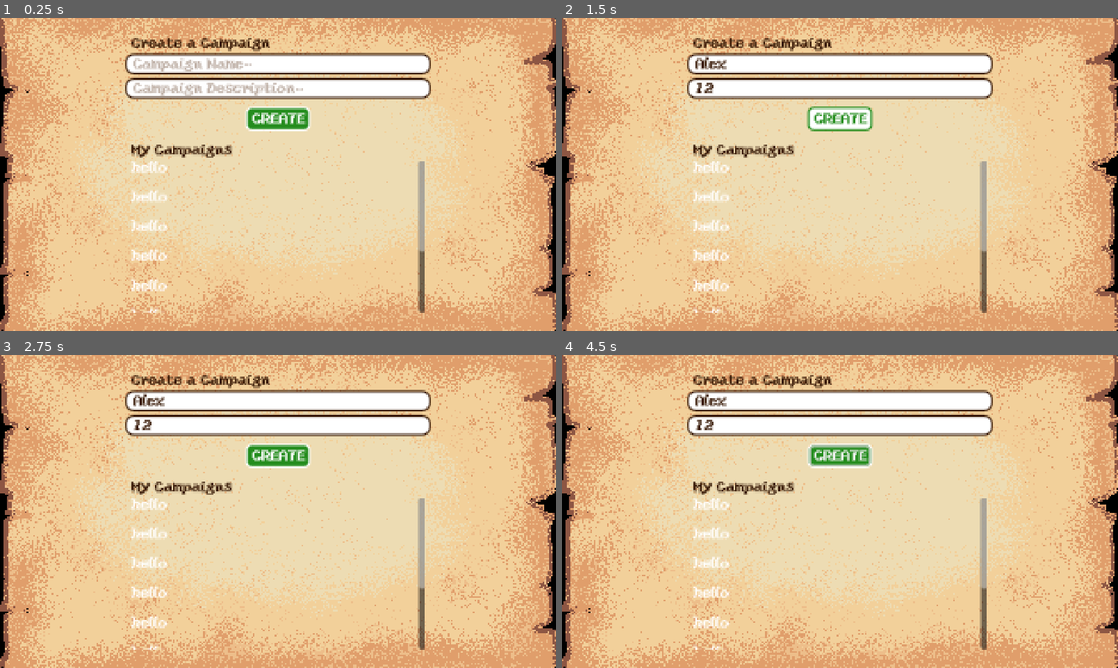
Above: before the commit, frames 1-4 (two rows, left to right).
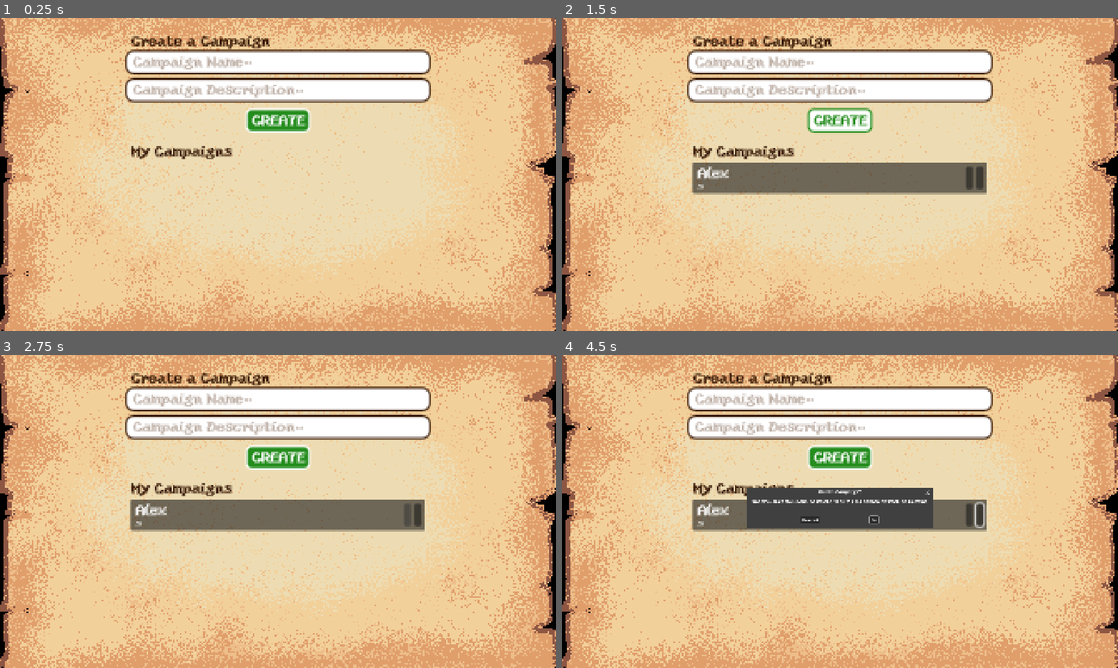
Above: after the commit, the same moments.

Repository: DarylGit-1101/diceu-vtt
Game: Godot game, scene res://scenes/UI/host_page.tscn
The game is run twice, just before and just after one commit, with the same random seed, the same clock (stepped at 60 frames per second) and the same inputs. The project has no main scene, so this scene is started directly.
Inputs (mouse positions are in pixels of both pictures, inside the frame that each line leads up to):
- Up to frame 1 (0.25 s): no input
- Up to frame 2 (1.5 s): click (840, 64) at 0.52 s; type "Alex" at 0.6 s; click (840, 86) at 0.75 s; type "12" at 0.83 s; click "CREATE" at 1.25 s
- Up to frame 3 (2.75 s): click (405, 514) at 2.02 s
- Up to frame 4 (4.5 s): click (967, 514) at 2.77 s; tap Enter at 3.5 s; move the mouse to (962, 495) at 3.52 s; hold Right (ui_right) 3.53-4.28 s; click (962, 495) at 3.67 s; tap Space at 4.25 s; move the mouse to (728, 527) at 4.27 s; hold Down (ui_down) from 4.28 s (still down)

The runs differ from the first frame. In frame 1, 6.3% of the frame differs, in the area x 22-78%, y 5-95%; in frame 2, 12%; in frame 3, 12%; in frame 4, 13%.

Commit message:
dialog host page

Diff:
--- a/scenes/UI/host_page.tscn
+++ b/scenes/UI/host_page.tscn
@@ -1,6 +1,7 @@
 [gd_scene format=3 uid="uid://cwrrfffwb8ylr"]
 
 [ext_resource type="Texture2D" uid="uid://d14srh0rq387c" path="res://assets/DiceuVTT1.png" id="1_40d5v"]
+[ext_resource type="Script" uid="uid://6hk2roepdvp3" path="res://scripts/host_page.gd" id="1_asrxx"]
 
 [sub_resource type="StyleBoxFlat" id="StyleBoxFlat_ihnxg"]
 content_margin_top = 4.0
@@ -16,7 +17,9 @@
 corner_radius_bottom_right = 8
 corner_radius_bottom_left = 8
 expand_margin_left = 6.0
+expand_margin_top = 2.0
 expand_margin_right = 6.0
+expand_margin_bottom = 2.0
 
 [sub_resource type="StyleBoxTexture" id="StyleBoxTexture_asrxx"]
 
@@ -36,7 +39,9 @@
 corner_radius_bottom_right = 8
 corner_radius_bottom_left = 8
 expand_margin_left = 6.0
+expand_margin_top = 2.0
 expand_margin_right = 6.0
+expand_margin_bottom = 2.0
 
 [sub_resource type="StyleBoxTexture" id="StyleBoxTexture_7s603"]
 
@@ -97,6 +102,7 @@
 anchor_bottom = 1.0
 grow_horizontal = 2
 grow_vertical = 2
+script = ExtResource("1_asrxx")
 
 [node name="TextureRect" type="TextureRect" parent="." unique_id=179474251]
 layout_mode = 0
@@ -135,7 +141,11 @@
 theme_override_styles/normal = SubResource("StyleBoxFlat_ihnxg")
 theme_override_styles/read_only = SubResource("StyleBoxTexture_asrxx")
 theme_override_styles/focus = SubResource("StyleBoxTexture_40d5v")
-placeholder_text = "Campaign Name..."
+placeholder_text = "Campaign Name... "
+max_length = 16
+
+[node name="Control3" type="Control" parent="TextureRect/MarginContainer/VBoxContainer" unique_id=1381423337]
+layout_mode = 2
 
 [node name="NewCampaignDescription" type="LineEdit" parent="TextureRect/MarginContainer/VBoxContainer" unique_id=1585618607]
 layout_mode = 2
@@ -147,6 +157,7 @@
 theme_override_styles/read_only = SubResource("StyleBoxTexture_7s603")
 theme_override_styles/focus = SubResource("StyleBoxTexture_nkiok")
 placeholder_text = "Campaign Description..."
+max_length = 40
 
 [node name="Control2" type="Control" parent="TextureRect/MarginContainer/VBoxContainer" unique_id=1509990148]
 custom_minimum_size = Vector2(0, 5)
@@ -178,93 +189,16 @@
 
 [node name="VBoxContainer" type="VBoxContainer" parent="TextureRect/MarginContainer/VBoxContainer/ScrollContainer" unique_id=87516543]
 layout_mode = 2
-
-[node name="Control" type="Control" parent="TextureRect/MarginContainer/VBoxContainer/ScrollContainer/VBoxContainer" unique_id=839352378]
-custom_minimum_size = Vector2(0, 30)
-layout_mode = 2
-
-[node name="Label" type="Label" parent="TextureRect/MarginContainer/VBoxContainer/ScrollContainer/VBoxContainer/Control" unique_id=1260691560]
-layout_mode = 0
-offset_right = 40.0
-offset_bottom = 16.0
-text = "hello"
-
-[node name="Control2" type="Control" parent="TextureRect/MarginContainer/VBoxContainer/ScrollContainer/VBoxContainer" unique_id=1080401717]
-custom_minimum_size = Vector2(0, 30)
-layout_mode = 2
-
-[node name="Label" type="Label" parent="TextureRect/MarginContainer/VBoxContainer/ScrollContainer/VBoxContainer/Control2" unique_id=1924169773]
-layout_mode = 0
-offset_right = 40.0
-offset_bottom = 16.0
-text = "hello"
-
-[node name="Control3" type="Control" parent="TextureRect/MarginContainer/VBoxContainer/ScrollContainer/VBoxContainer" unique_id=2012751927]
-custom_minimum_size = Vector2(0, 30)
-layout_mode = 2
-
-[node name="Label" type="Label" parent="TextureRect/MarginContainer/VBoxContainer/ScrollContainer/VBoxContainer/Control3" unique_id=803257602]
-layout_mode = 0
-offset_right = 40.0
-offset_bottom = 16.0
-text = "hello"
-
-[node name="Control4" type="Control" parent="TextureRect/MarginContainer/VBoxContainer/ScrollContainer/VBoxContainer" unique_id=265596655]
-custom_minimum_size = Vector2(0, 30)
-layout_mode = 2
-
-[node name="Label" type="Label" parent="TextureRect/MarginContainer/VBoxContainer/ScrollContainer/VBoxContainer/Control4" unique_id=2042374006]
-layout_mode = 0
-offset_right = 40.0
-offset_bottom = 16.0
-text = "hello"
-
-[node name="Control5" type="Control" parent="TextureRect/MarginContainer/VBoxContainer/ScrollContainer/VBoxContainer" unique_id=1496022559]
-custom_minimum_size = Vector2(0, 30)
-layout_mode = 2
-
-[node name="Label" type="Label" parent="TextureRect/MarginContainer/VBoxContainer/ScrollContainer/VBoxContainer/Control5" unique_id=1406818149]
-layout_mode = 0
-offset_right = 40.0
-offset_bottom = 16.0
-text = "hello"
-
-[node name="Control6" type="Control" parent="TextureRect/MarginContainer/VBoxContainer/ScrollContainer/VBoxContainer" unique_id=539538732]
-custom_minimum_size = Vector2(0, 30)
-layout_mode = 2
-
-[node name="Label" type="Label" parent="TextureRect/MarginContainer/VBoxContainer/ScrollContainer/VBoxContainer/Control6" unique_id=1977477220]
-layout_mode = 0
-offset_right = 40.0
-offset_bottom = 16.0
-text = "hello"
-
-[node name="Control7" type="Control" parent="TextureRect/MarginContainer/VBoxContainer/ScrollContainer/VBoxContainer" unique_id=424735246]
-custom_minimum_size = Vector2(0, 30)
-layout_mode = 2
-
-[node name="Label" type="Label" parent="TextureRect/MarginContainer/VBoxContainer/ScrollContainer/VBoxContainer/Control7" unique_id=1312790802]
-layout_mode = 0
-offset_right = 40.0
-offset_bottom = 16.0
-text = "hello"
-
-[node name="Control8" type="Control" parent="TextureRect/MarginContainer/VBoxContainer/ScrollContainer/VBoxContainer" unique_id=1107949892]
-custom_minimum_size = Vector2(0, 30)
-layout_mode = 2
-
-[node name="Label" type="Label" parent="TextureRect/MarginContainer/VBoxContainer/ScrollContainer/VBoxContainer/Control8" unique_id=1910554697]
-layout_mode = 0
-offset_right = 40.0
-offset_bottom = 16.0
-text = "hello"
-
-[node name="Control9" type="Control" parent="TextureRect/MarginContainer/VBoxContainer/ScrollContainer/VBoxContainer" unique_id=1047184532]
-custom_minimum_size = Vector2(0, 30)
-layout_mode = 2
-
-[node name="Label" type="Label" parent="TextureRect/MarginContainer/VBoxContainer/ScrollContainer/VBoxContainer/Control9" unique_id=1396737053]
-layout_mode = 0
-offset_right = 40.0
-offset_bottom = 16.0
-text = "hello"
+size_flags_horizontal = 3
+
+[node name="WarningDialog" type="AcceptDialog" parent="." unique_id=2057304306]
+title = "Missing Title"
+size = Vector2i(600, 200)
+dialog_text = "Please enter a campaign title before creating!"
+
+[node name="DeleteConfirmationDialog" type="ConfirmationDialog" parent="." unique_id=890924920]
+title = "Delete Campaign?"
+dialog_text = "Are you sure you want to delete this campaign?
+This action cannot be undone."
+
+[connection signal="pressed" from="TextureRect/MarginContainer/VBoxContainer/NewCampaignButton" to="." method="_on_new_campaign_button_pressed"]
--- a/scenes/campaign_card.tscn
+++ b/scenes/campaign_card.tscn
@@ -1,8 +1,12 @@
 [gd_scene format=3 uid="uid://n3dagn5l5vf5"]
+
+[ext_resource type="Script" uid="uid://vq7lhi7r6hmo" path="res://scripts/campaign_card.gd" id="1_1tfr1"]
 
 [node name="CampaignCard" type="PanelContainer" unique_id=603268994]
 offset_right = 300.0
 offset_bottom = 50.0
+size_flags_horizontal = 3
+script = ExtResource("1_1tfr1")
 
 [node name="MarginContainer" type="MarginContainer" parent="." unique_id=212305882]
 layout_mode = 2
@@ -23,7 +27,7 @@
 text = "CAMPAIGN TITLE"
 autowrap_mode = 2
 
-[node name="Label" type="Label" parent="MarginContainer/HBoxContainer/VBoxContainer" unique_id=1589532609]
+[node name="CampaignDesc" type="Label" parent="MarginContainer/HBoxContainer/VBoxContainer" unique_id=1589532609]
 custom_maximum_size = Vector2(200, 6)
 layout_mode = 2
 theme_override_font_sizes/font_size = 6
@@ -36,3 +40,6 @@
 [node name="DeleteButton" type="Button" parent="MarginContainer/HBoxContainer" unique_id=1076379279]
 layout_mode = 2
 size_flags_horizontal = 8
+
+[connection signal="pressed" from="MarginContainer/HBoxContainer/LaunchButton" to="." method="_on_launch_button_pressed"]
+[connection signal="pressed" from="MarginContainer/HBoxContainer/DeleteButton" to="." method="_on_delete_button_pressed"]
--- a/scripts/auto_loaders/game_state.gd
+++ b/scripts/auto_loaders/game_state.gd
@@ -84,17 +84,17 @@
 						var json = JSON.new()
 						if json.parse(file.get_as_text()) == OK:
 							var data = json.data
-							details["titles"] = data.get("title", folder_name)
+							details["title"] = data.get("title", folder_name)
 							details["description"] = data.get("description", "No description provided.")
 						file.close()
-					campaign_list.append(details)
-				folder_name = dir.get_next()
+				campaign_list.append(details)
+			folder_name = dir.get_next()
 	return campaign_list
 
 # Helper function to create a new campaign with all subfolders and info file
 func create_new_campaign(campaign_title: String, description: String) -> void:
 	var safe_folder_name = campaign_title.validate_node_name()
-	var new_campaign_path = MY_CAMPAIGNS_PATH.path_join("safe_folder_name")
+	var new_campaign_path = MY_CAMPAIGNS_PATH.path_join(safe_folder_name)
 
 	# Build sub-directories
 	DirAccess.make_dir_recursive_absolute(new_campaign_path.path_join("maps"))
@@ -124,3 +124,20 @@
 		world_file.close()
 
 	print("New Campaign Created Successfully at: ", new_campaign_path)
+
+# Sets the active campaign globally so the main VTT screen knows what to load
+func set_active_campaign(folder_name: String) -> void:
+	current_campaign_name = folder_name
+	campaign_path = MY_CAMPAIGNS_PATH.path_join(folder_name)
+	print("Active campaign set to: ", current_campaign_name)
+
+# Safely moves a campaign folder to the operating system's trash bin
+func delete_campaign(folder_name: String) -> void:
+	var target_path: String = MY_CAMPAIGNS_PATH.path_join(folder_name)
+	var global_target: String = ProjectSettings.globalize_path(target_path)
+
+	var err: Error = OS.move_to_trash(global_target)
+	if err == OK:
+		print("Successfully moved campaign to trash: ", folder_name)
+	else:
+		printerr("Failed to trash campaign folder. Error code: ", err)
--- /dev/null
+++ b/scripts/campaign_card.gd
@@ -0,0 +1,24 @@
+extends PanelContainer
+
+signal launch_requested(campaign_data: Dictionary)
+signal delete_requested(campaign_data: Dictionary)
+
+@onready var title_label: Label = $MarginContainer/HBoxContainer/VBoxContainer/CampaignTitle
+@onready var desc_label: Label = $MarginContainer/HBoxContainer/VBoxContainer/CampaignDesc
+
+var campaign_data: Dictionary = {}
+
+func setup(data: Dictionary) -> void:
+	campaign_data = data
+	if not is_node_ready():
+		await ready
+
+	title_label.text = data.get("title", "Untitled")
+	desc_label.text = data.get("description", "")
+
+func _on_launch_button_pressed() -> void:
+	launch_requested.emit(campaign_data)
+
+
+func _on_delete_button_pressed() -> void:
+	delete_requested.emit(campaign_data)
--- /dev/null
+++ b/scripts/host_page.gd
@@ -0,0 +1,70 @@
+extends Control
+
+const CAMPAIGN_CARD_SCENE: PackedScene = preload("res://scenes/campaign_card.tscn")
+
+@onready var campaign_list_container: VBoxContainer = $TextureRect/MarginContainer/VBoxContainer/ScrollContainer/VBoxContainer
+@onready var title_input: LineEdit = $TextureRect/MarginContainer/VBoxContainer/NewCampaignName
+@onready var desc_input: LineEdit = $TextureRect/MarginContainer/VBoxContainer/NewCampaignDescription
+
+@onready var warning_dialog: AcceptDialog = $WarningDialog
+@onready var delete_dialog: ConfirmationDialog = $DeleteConfirmationDialog
+
+var campaign_to_delete: Dictionary = {}
+
+func _ready() -> void:
+	refresh_campaign_list()
+
+
+func refresh_campaign_list() -> void:
+	# Clear existing card nodes
+	for child: Node in campaign_list_container.get_children():
+		child.queue_free()
+
+	# Fetch campaigns array typed as Array[Dictionary]
+	var campaigns: Array[Dictionary] = GameState.get_all_campaigns_details()
+
+	for campaign: Dictionary in campaigns:
+		# Explicitly type card_instance to your panel/node or Control type
+		var card_instance: PanelContainer = CAMPAIGN_CARD_SCENE.instantiate() as PanelContainer
+		campaign_list_container.add_child(card_instance)
+
+		# Set data and pass Callable references (without parentheses!)
+		card_instance.setup(campaign)
+		card_instance.launch_requested.connect(_on_campaign_launched)
+		card_instance.delete_requested.connect(_on_campaign_deleted)
+
+func _on_new_campaign_button_pressed() -> void:
+	var new_title: String = title_input.text.strip_edges()
+	var new_desc: String = desc_input.text.strip_edges()
+
+	if new_title.is_empty():
+		warning_dialog.popup_centered()
+		return
+
+	GameState.create_new_campaign(new_title, new_desc)
+
+	title_input.text = ""
+	desc_input.text = ""
+	refresh_campaign_list()
+
+func _on_campaign_launched(data: Dictionary) -> void:
+	print("Launching Campaign: ", data.get("title", "Untitled"))
+
+	var folder_name: String = data.get("folder_name", "")
+	GameState.set_active_campaign(folder_name)
+	# Next step: get_tree().change_scene_to_file("res://scenes/vtt_player.tscn")
+
+func _on_campaign_deleted(data: Dictionary) -> void:
+	campaign_to_delete = data
+	var title_name: String = data.get("title", "this campaign")
+
+	# Dynamically update the confirmation text so it mentions the specific campaign name
+	delete_dialog.dialog_text = "Are you sure you want to delete '" + title_name + "'? This action cannot be undone."
+	delete_dialog.popup_centered()
+
+func _on_delete_confirmed() -> void:
+	var folder_name: String = campaign_to_delete.get("folder_name", "")
+	if not folder_name.is_empty():
+		GameState.delete_campaign(folder_name)
+		campaign_to_delete.clear()
+		refresh_campaign_list()
Not shown, added: scripts/campaign_card.gd.uid
Not shown, added: scripts/host_page.gd.uid
